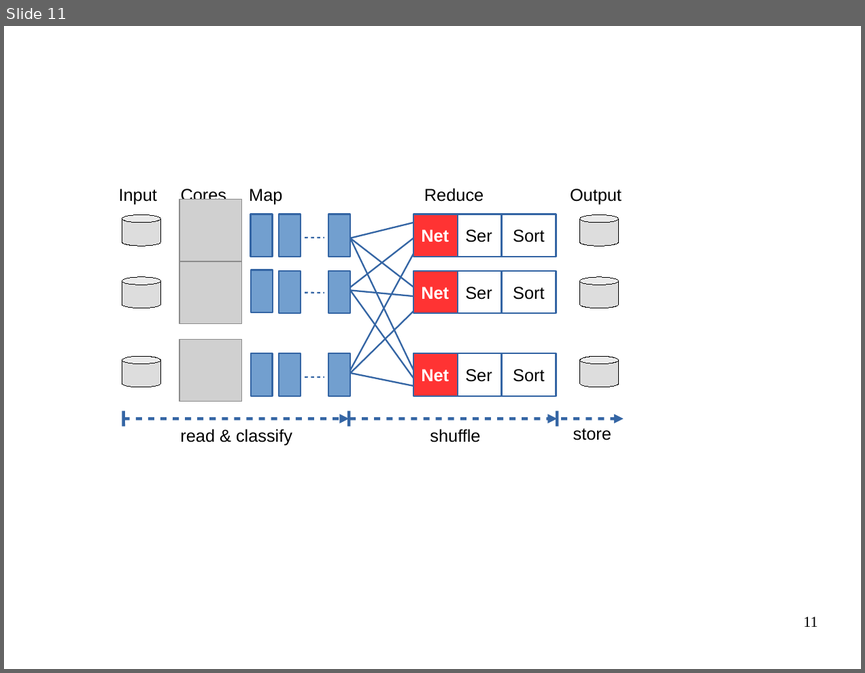
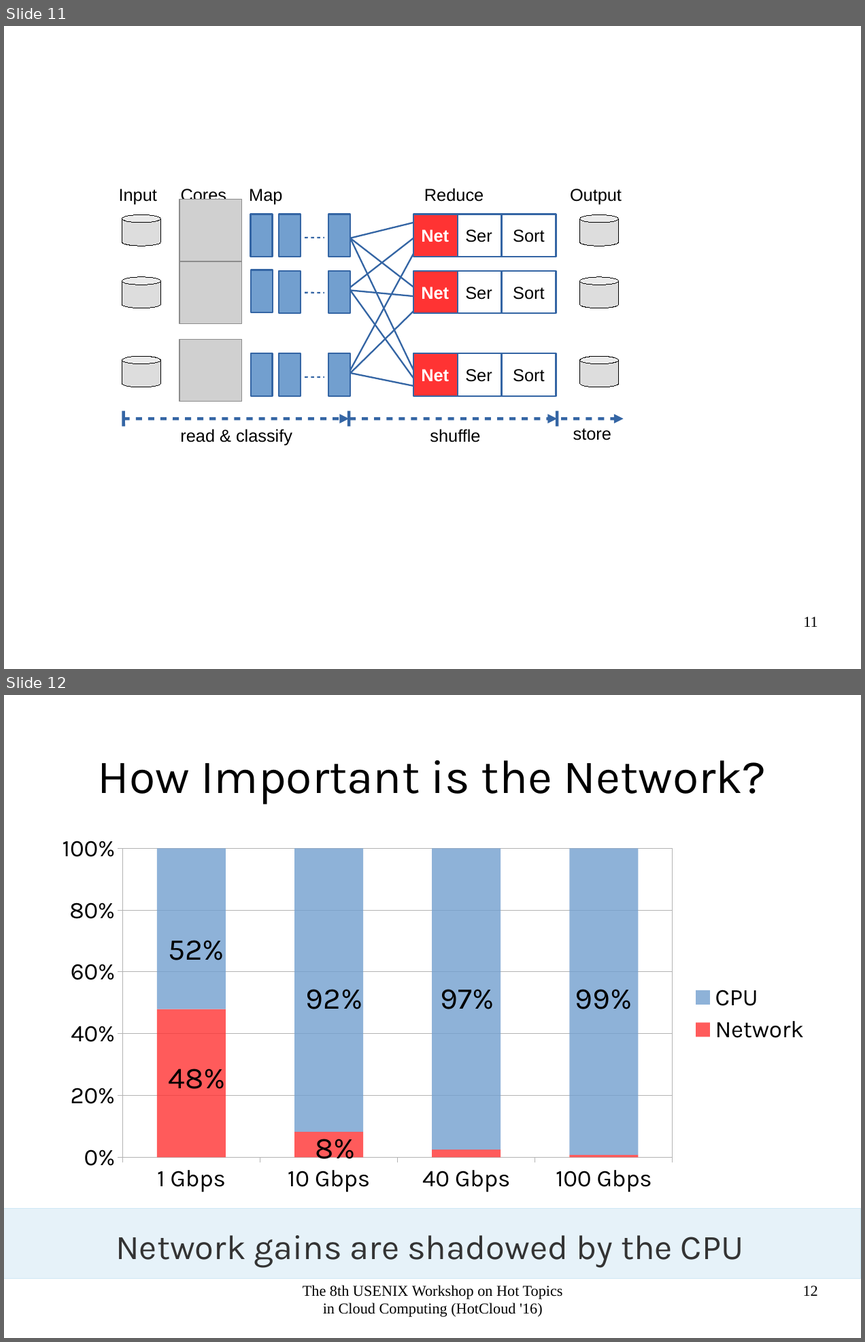
Before and after one commit to apache/incubator-crail-website, a slide deck: _graphix/website.odp. Shown one above the other, each under a label of ours: slide 11 before the commit, slides 11 and 12 after it. The pictures are 865x673 and 865x1342 pixels, drawn with LibreOffice and Linux fonts; fonts in the diff are those of the drawing; grey boxes stand for pictures; background and template pictures are left out. Boxes give left, top, right and bottom in pixels: in the first picture for what was removed or moved away, otherwise in the second. Text is boxed around its words. In the diff, an @@ line names an element or a change of style, - is before the commit and + after.

Commit message:
cpu-network

```diff
--- a/_graphix/website.odp
+++ b/_graphix/website.odp
@@ slide 12 added at (4,695,861,1338), background #FFFFFF @@
@@ title added at (97,760,766,804), 44 pt, text #000000 @@
+How Important is the Network?
@@ column stacked 100% chart added at (47,827,818,1200) @@
+categories: 1 Gbps, 10 Gbps, 40 Gbps, 100 Gbps
+Network: 48, 8, 3, 1
+CPU: 52, 92, 97, 99
@@ text added at (168,940,224,960), 28 pt, text #000000 @@
+52%
@@ text added at (306,989,363,1009), 28 pt, text #000000 @@
+92%
@@ text added at (441,989,494,1009), 28 pt, text #000000 @@
+97%
@@ text added at (575,989,632,1009), 28 pt, text #000000 @@
+99%
@@ text added at (168,1068,225,1089), 28 pt, text #000000 @@
+48%
@@ text added at (315,1131,355,1166), 28 pt, text #000000 @@
+8%
@@ rectangle added at (4,1208,861,1278), fill #CFE7F5 at 50% opacity, outline #CFE7F5 0 pt @@
@@ text added at (116,1235,743,1267), 32 pt, text #333333 @@
+Network gains are shadowed by the CPU
@@ text added at (118,1258,760,1291), 27 pt, text #FFFFFF @@
+Gains from the networks are shadowed by the high CPU footprint
@@ text added at (303,1285,563,1317), 14 pt, text #000000 @@
+The 8th USENIX Workshop on Hot Topics in Cloud Computing (HotCloud '16)
@@ page number added at (803,1285,818,1295), 14 pt, text #000000 @@
+12
```
Also in this commit, not shown: 1 other file.
